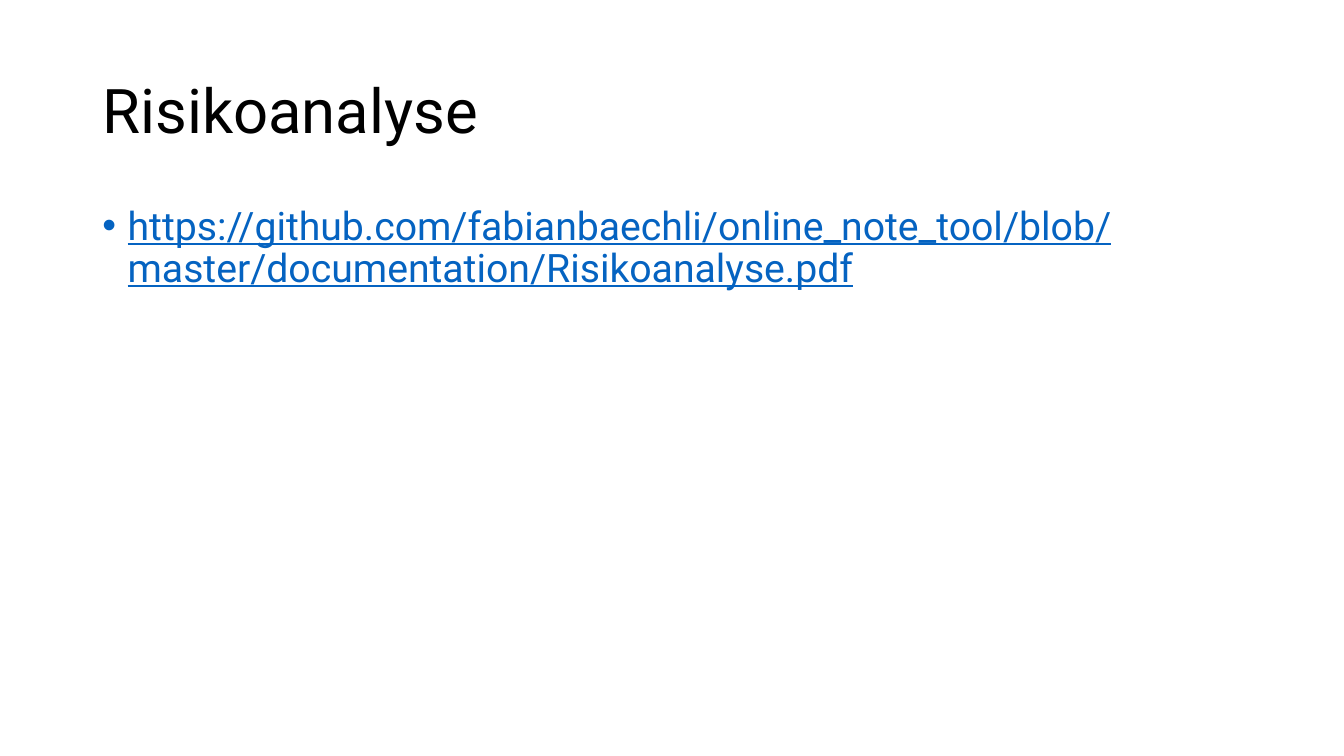
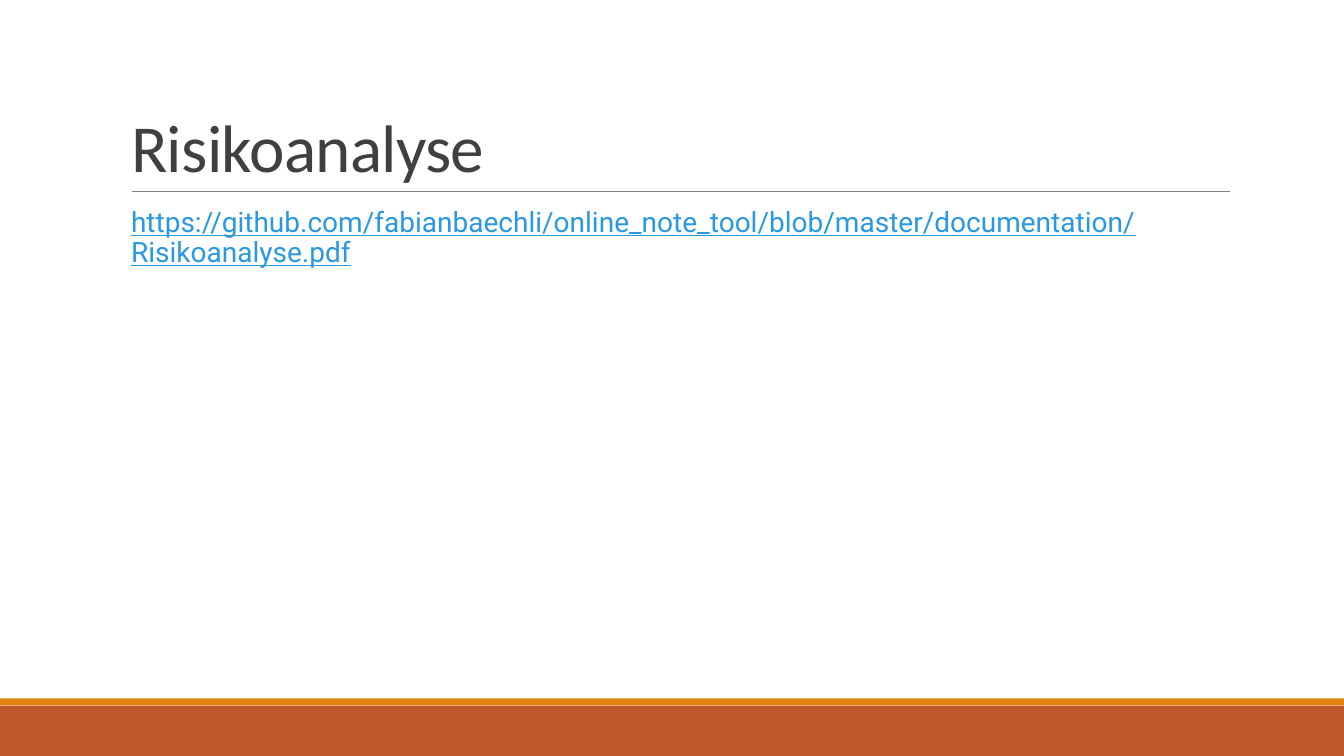
Before and after one commit to fabianbaechli/online_note_tool, a slide deck: slide 13 of planning/presentation_online_note_tool.pptx (slide 6 before the commit). Drawn at 1344x756 pixels with LibreOffice and Linux fonts; fonts in the diff are those of the drawing. Boxes give left, top, right and bottom in pixels: in the first picture for what was removed or moved away, otherwise in the second. Text is boxed around its words. In the diff, an @@ line names an element or a change of style, - is before the commit and + after.

```diff
--- a/planning/presentation_online_note_tool.pptx
+++ b/planning/presentation_online_note_tool.pptx
@@ title "Risikoanalyse": place and size @@
-title "Risikoanalyse" at [102, 86, 477, 146]
+title "Risikoanalyse" at [131, 125, 484, 183]
@@ title "Risikoanalyse" at [131, 125, 484, 183]: size 44 to 48 pt, font Roboto to Calibri, text colour #000000 to #404040, letter spacing 0 to -0.5 pt; line spacing 0.9 to 0.85; vertical alignment middle to bottom @@
@@ text "https://github.com/fabianbaechli/online_note_tool/blob/maste ..." at [131, 210, 1135, 268]: size 28 to 20 pt, text colour #0563C1 to #2998E3; bullet • to  ; more space between paragraphs @@
@@ line added from (132, 192) to (1231, 192), #808080 0.5 pt @@
@@ rectangle added at [0, 706, 1344, 756], fill #BD582C @@
@@ rectangle added at [0, 699, 1344, 706], fill #E48312 @@
```
Also in this commit, not shown: 4 other slides changed, 9 slides added, 2 slides removed, 3 other files.
